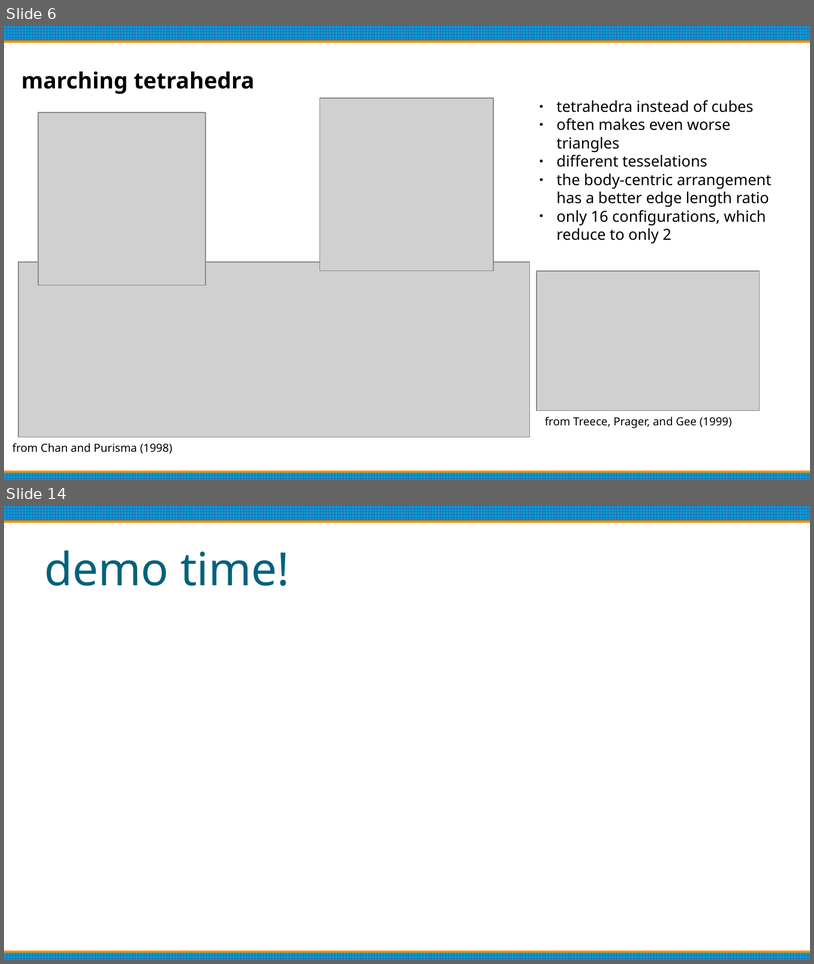
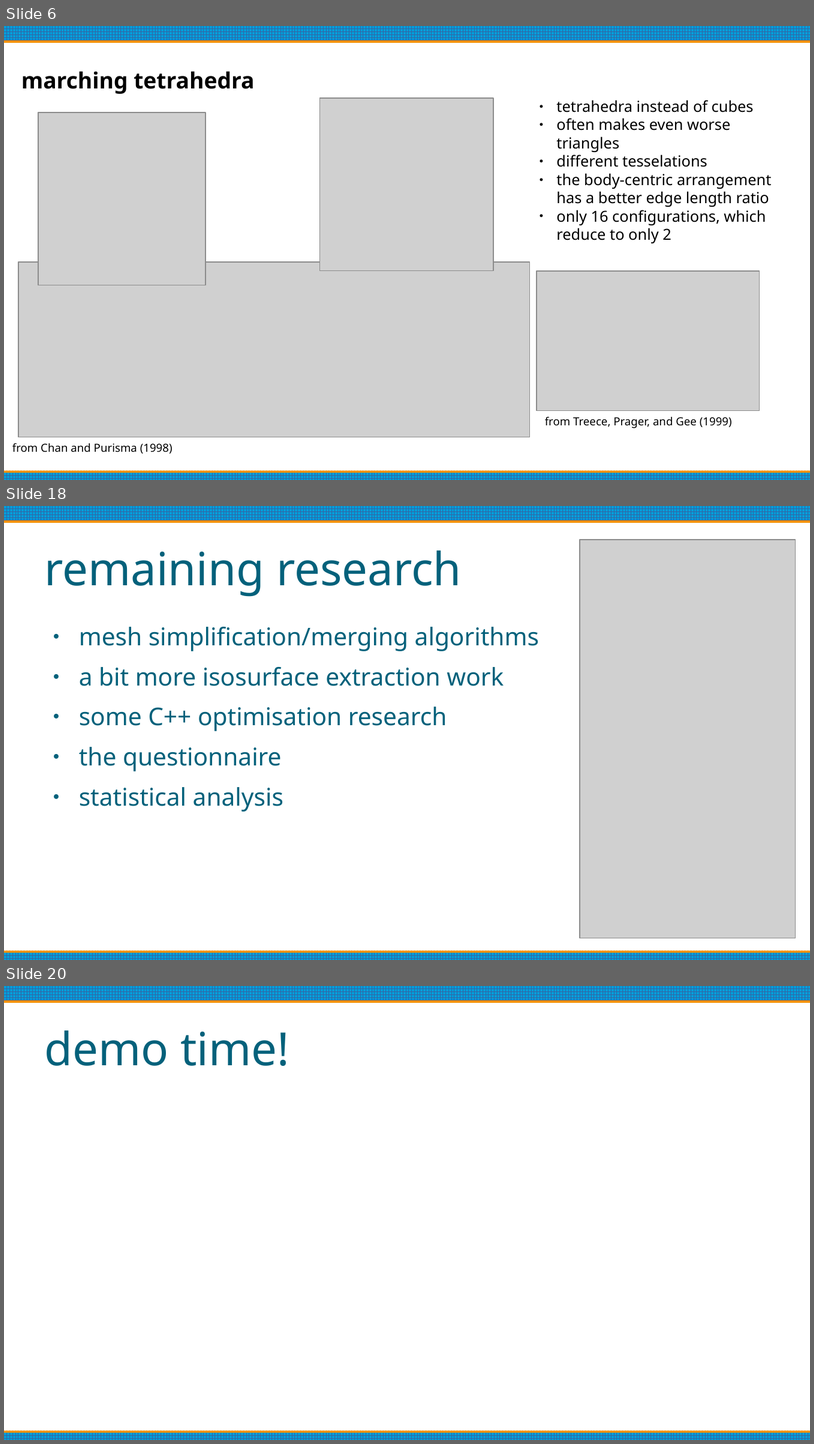
Before and after one commit to oculometric/marching-tetrahedra-fyp, a slide deck: doc/mid project review.odp. Shown one above the other, each under a label of ours: slides 6 and 14 before the commit, slides 6, 18 and 20 after it; the slides between them are not shown. The pictures are 814x964 and 814x1444 pixels, drawn with LibreOffice and Linux fonts; fonts in the diff are those of the drawing; grey boxes stand for pictures. Boxes give left, top, right and bottom in pixels: in the first picture for what was removed or moved away, otherwise in the second. Text is boxed around its words. In the diff, an @@ line names an element or a change of style, - is before the commit and + after.

```diff
--- a/doc/mid project review.odp
+++ b/doc/mid project review.odp
@@ slide 18 added at (x1=4, y1=506, x2=810, y2=960), background #FFFFFF; not listed: 2 template elements that a slide beside it also shows @@
@@ picture added at (x1=580, y1=540, x2=796, y2=938) @@
@@ title added at (x1=44, y1=550, x2=462, y2=597), 45 pt, text #04617B @@
+remaining research
@@ text added at (x1=79, y1=627, x2=539, y2=811), 24 pt, text #04617B @@
+● mesh simplification/merging algorithms
+● a bit more isosurface extraction work
+● some C++ optimisation research
+● the questionnaire
+● statistical analysis
@@ what was slide 14 is now slide 20 @@
```
Also in this commit, not shown: 5 slides changed, 7 other slides added, 3 slides removed, 1 other file.
